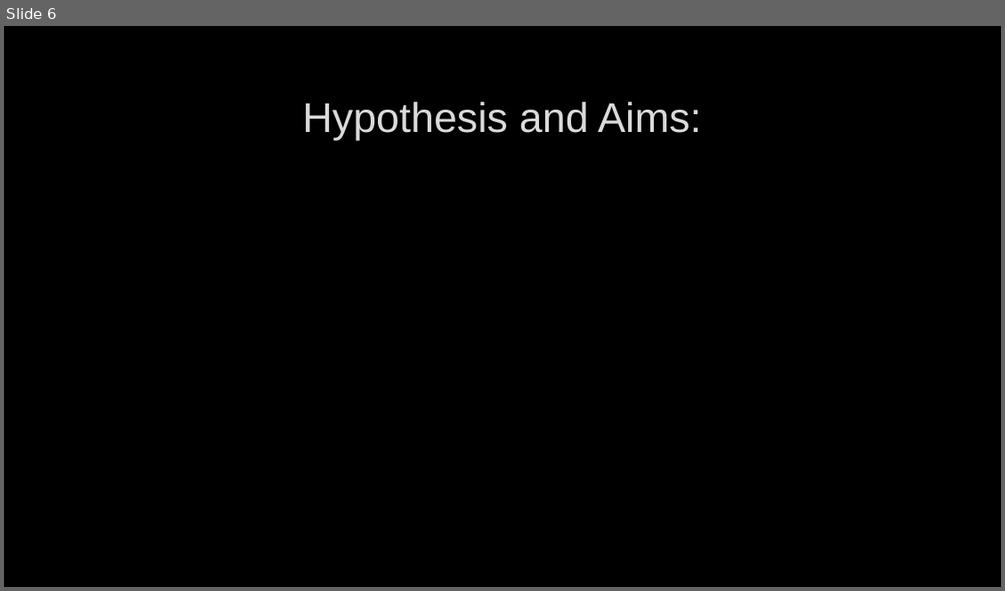
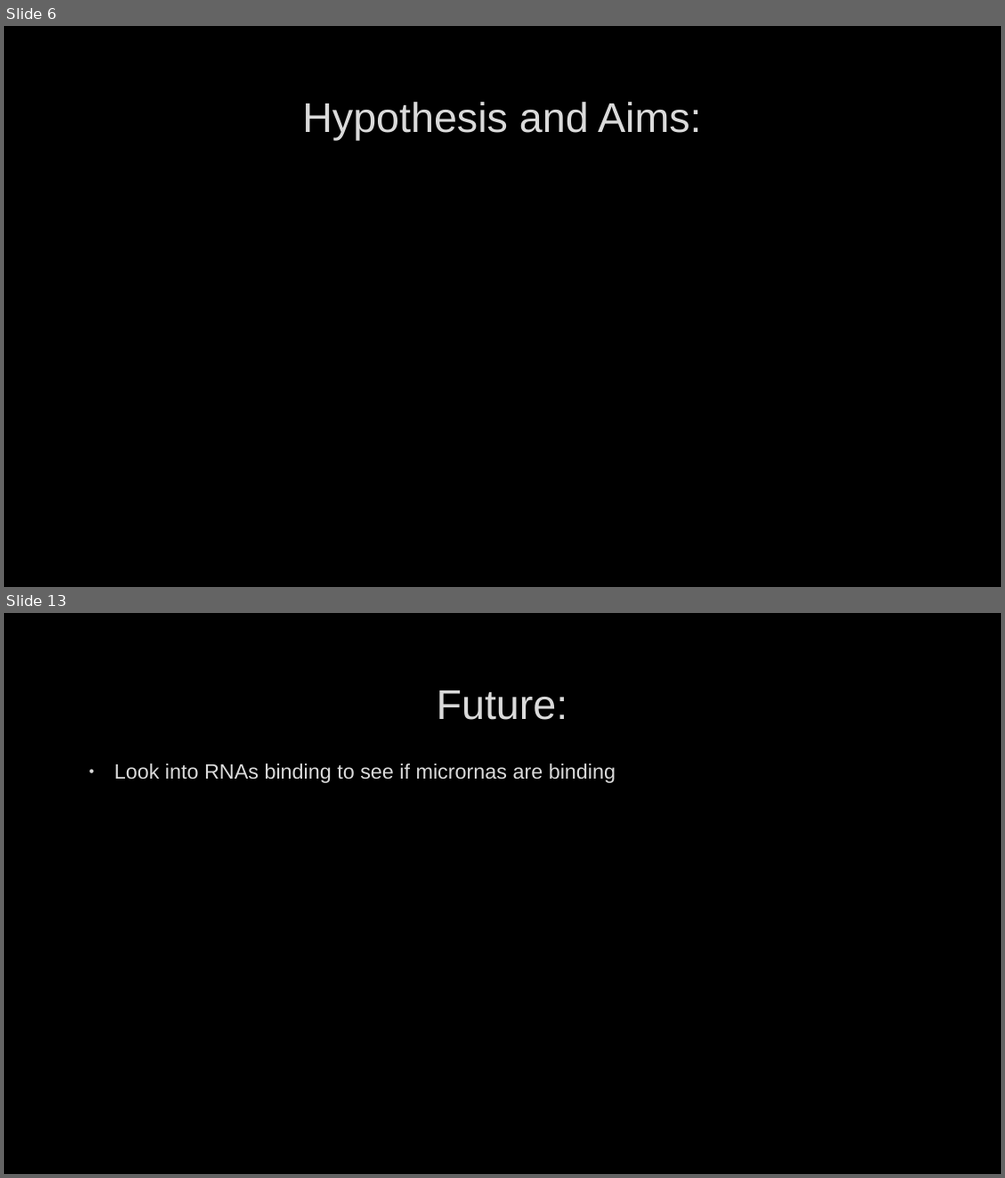
Before and after one commit to HarleyRobinson/Honours2, a slide deck: BackgroundInfo/CollCombBiol.pptx. Shown one above the other, each under a label of ours: slide 6 before the commit, slides 6 and 13 after it; the slides between them are not shown. The pictures are 1005x591 and 1005x1178 pixels, drawn with LibreOffice and Linux fonts; fonts in the diff are those of the drawing; background and template pictures are left out. Boxes give left, top, right and bottom in pixels: in the first picture for what was removed or moved away, otherwise in the second. Text is boxed around its words. In the diff, an @@ line names an element or a change of style, - is before the commit and + after.

```diff
--- a/BackgroundInfo/CollCombBiol.pptx
+++ b/BackgroundInfo/CollCombBiol.pptx
@@ slide 13 added at bbox=[4, 613, 1001, 1174], background picture (left out) @@
@@ title added at bbox=[437, 690, 568, 720], 40 pt, text #DADADA @@
+Future:
@@ text added at bbox=[114, 763, 615, 783], 20 pt, text #DADADA @@
+• Look into RNAs binding to see if micrornas are binding
```
Also in this commit, not shown: 7 other slides added, 2 slides removed, 1 other file.
